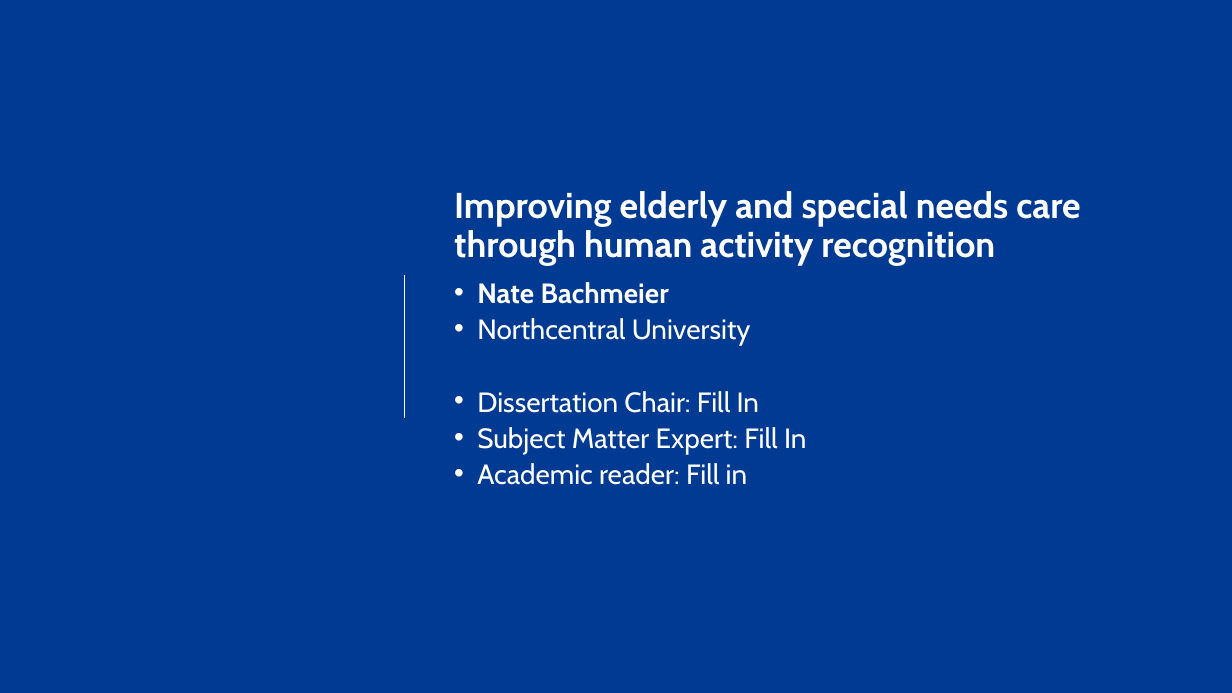
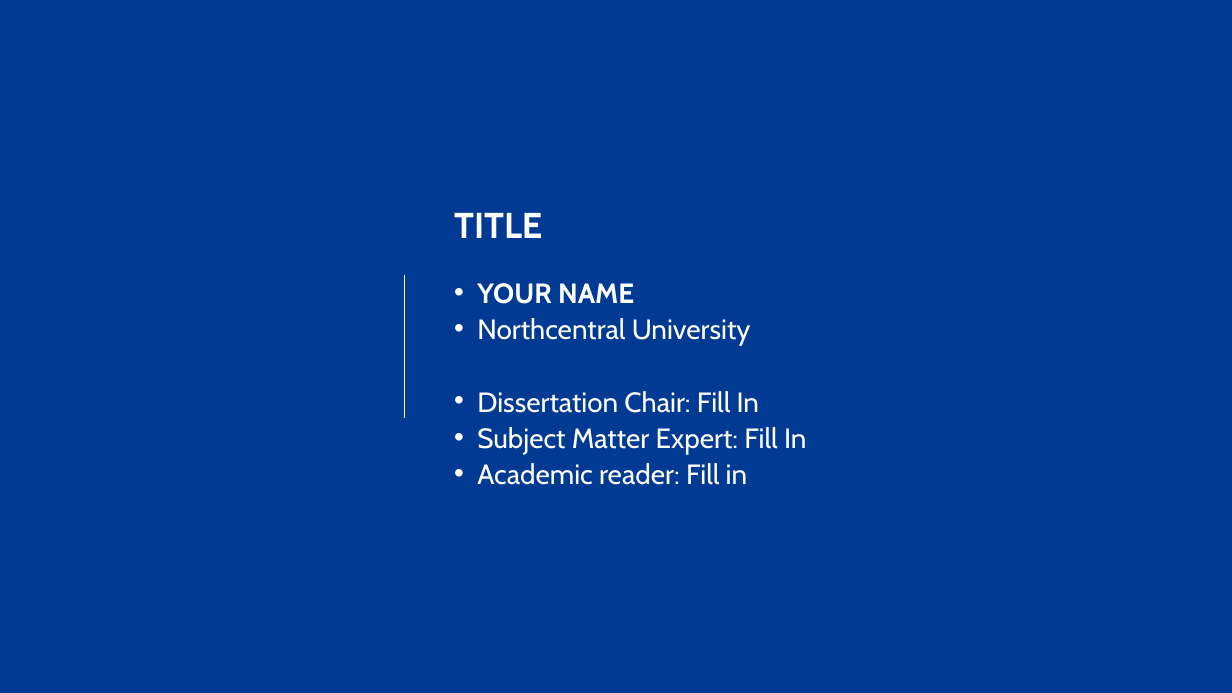
Before and after one commit to dr-natetorious/Dissertation, a slide deck: slide 1 of DSE_Quantitative_oral_defense_presentation_template_2022_NU.pptx. Drawn at 1232x693 pixels with LibreOffice and Linux fonts; fonts in the diff are those of the drawing; background and template pictures are left out. Boxes give left, top, right and bottom in pixels: in the first picture for what was removed or moved away, otherwise in the second. Text is boxed around its words. In the diff, an @@ line names an element or a change of style, - is before the commit and + after.

```diff
--- a/DSE_Quantitative_oral_defense_presentation_template_2022_NU.pptx
+++ b/DSE_Quantitative_oral_defense_presentation_template_2022_NU.pptx
@@ text at box(454, 213, 542, 238): text changed @@
-Improving elderly and special needs care through human activity recognition
+TITLE
@@ text at box(477, 283, 634, 304): text changed @@
-• Nate Bachmeier
+• YOUR NAME
```
Also in this commit, not shown: 2 other slides changed, 16 slides added, 18 slides removed, 2 other files.
